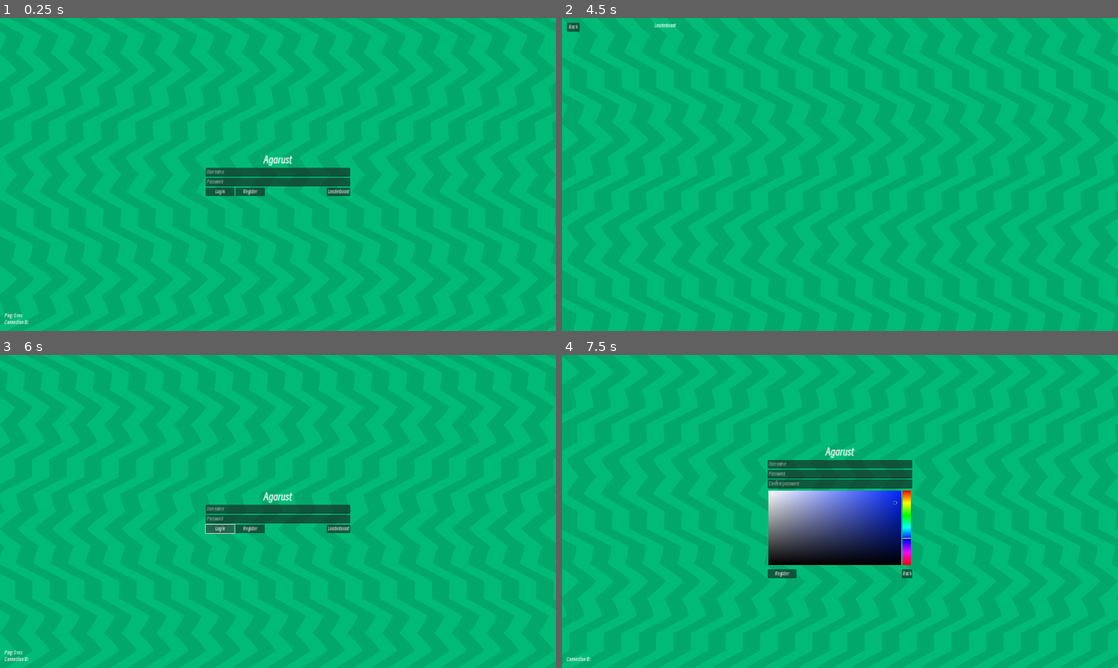
Above: before the commit, frames 1-4 (two rows, left to right).
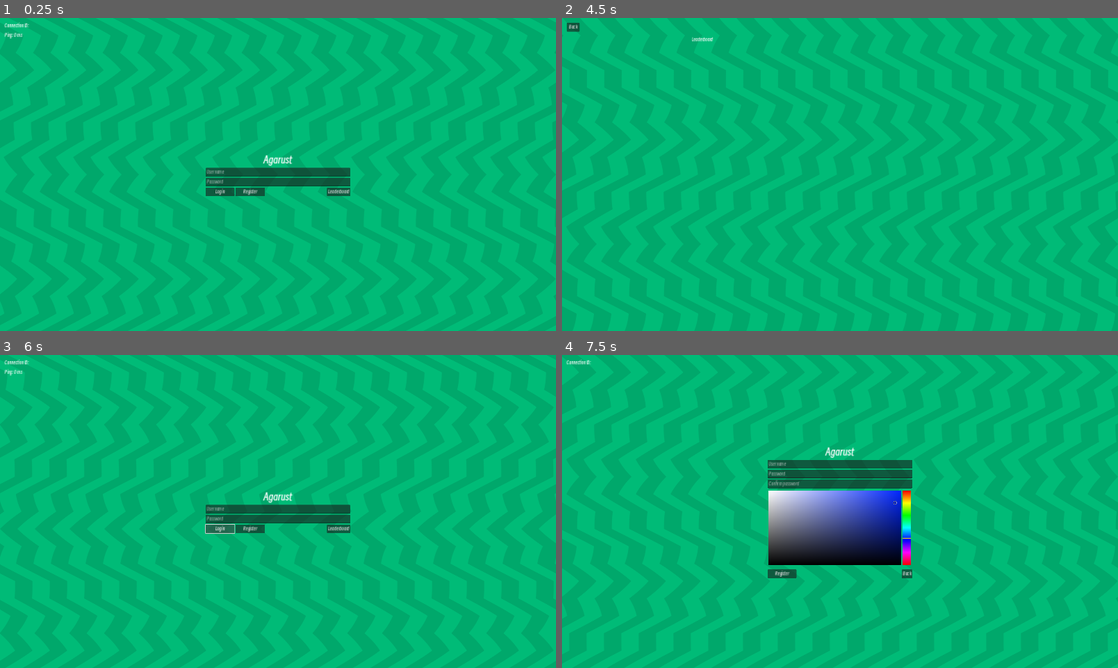
Above: after the commit, the same moments.

Repository: jerryshell/agarust
Game: Godot game, scene res://view/login/login.tscn
Two runs of this game, one before a commit and one after it. Both use one fixed random seed, a clock stepped at 60 frames per second and the inputs below. This scene is started directly instead of the project's main scene.
Inputs (mouse positions are in pixels of both pictures, inside the frame that each line leads up to):
- Up to frame 1 (0.25 s): no input
- Up to frame 2 (4.5 s): click (840, 171) at 0.52 s; type "Alex" at 0.6 s; click (840, 180) at 0.75 s; type "12" at 0.83 s; click "Register" at 1.25 s; click (840, 127) at 2.02 s; type "Alex" at 2.1 s; click (840, 136) at 2.25 s; type "12" at 2.33 s; click (840, 146) at 2.48 s; type "12" at 2.57 s; click "Register" at 2.75 s; click "Back" at 3.5 s; click "Leaderboard" at 4.25 s
- Up to frame 3 (6 s): click "Back" at 5 s; click "Login" at 5.75 s
- Up to frame 4 (7.5 s): click "Login" at 6.5 s; click "Register" at 7.25 s

The runs differ from the first frame. In frame 1, 0.2% of the frame differs, in the area x 0-6%, y 1-98%; in frame 2, less than 0.1%; in frame 3, 0.2%; in frame 4, 0.1%.
Error in both runs: Cannot call method 'get_ready_state' on a null value. (res://global/ws_client.gd:16)

Commit message:
fix: correct timestamp handling in ping functionality and adjust UI layout for better visibility

Diff:
--- a/client/component/ping/ping.gd
+++ b/client/component/ping/ping.gd
@@ -10,12 +10,13 @@
 	if packet.has_ping():
 		var ping := packet.get_ping()
 		var client_timestamp := ping.get_client_timestamp()
-		var now := Time.get_unix_time_from_system() * 1000
+		var now := int(Time.get_unix_time_from_system() * 1000)
 		var diff := now - client_timestamp
 		text = "Ping: %s ms" % diff
 
 func _on_timer_timeout() -> void:
 	var packet := Global.proto.Packet.new()
 	var ping := packet.new_ping()
-	ping.set_client_timestamp(Time.get_unix_time_from_system() * 1000)
+	var now := int(Time.get_unix_time_from_system() * 1000)
+	ping.set_client_timestamp(now)
 	WsClient.send(packet)
--- a/client/view/leaderboard_view/leaderboard_view.tscn
+++ b/client/view/leaderboard_view/leaderboard_view.tscn
@@ -37,7 +37,7 @@
 
 [node name="Leaderboard" parent="Gui" instance=ExtResource("2_rkw7s")]
 unique_name_in_owner = true
-offset_left = 320.0
-offset_top = 16.0
-offset_right = -320.0
+offset_left = 448.0
+offset_top = 64.0
+offset_right = -448.0
 offset_bottom = -16.0
--- a/client/view/login/login.tscn
+++ b/client/view/login/login.tscn
@@ -105,27 +105,19 @@
 offset_bottom = -16.0
 grow_vertical = 0
 
-[node name="Ping" parent="Gui" instance=ExtResource("4_g2reg")]
-anchors_preset = 2
-anchor_top = 1.0
-anchor_bottom = 1.0
-offset_left = 16.0
-offset_top = -64.0
-offset_right = 96.0
-offset_bottom = -40.0
-grow_vertical = 0
-
 [node name="ConnectionIdLabel" type="Label" parent="Gui"]
 unique_name_in_owner = true
-anchors_preset = 2
-anchor_top = 1.0
-anchor_bottom = 1.0
 offset_left = 16.0
-offset_top = -40.0
-offset_right = 162.0
-offset_bottom = -17.0
-grow_vertical = 0
+offset_top = 16.0
+offset_right = 165.0
+offset_bottom = 39.0
 text = "Connection ID: ABC"
+
+[node name="Ping" parent="Gui" instance=ExtResource("4_g2reg")]
+offset_left = 16.0
+offset_top = 48.0
+offset_right = 96.0
+offset_bottom = 72.0
 
 [node name="MessagePanel" type="Panel" parent="Gui"]
 unique_name_in_owner = true
--- a/client/view/register/register.tscn
+++ b/client/view/register/register.tscn
@@ -120,14 +120,10 @@
 
 [node name="ConnectionIdLabel" type="Label" parent="Gui"]
 unique_name_in_owner = true
-anchors_preset = 2
-anchor_top = 1.0
-anchor_bottom = 1.0
 offset_left = 16.0
-offset_top = -40.0
-offset_right = 162.0
-offset_bottom = -17.0
-grow_vertical = 0
+offset_top = 16.0
+offset_right = 165.0
+offset_bottom = 39.0
 text = "Connection ID: ABC"
 
 [node name="MessagePanel" type="Panel" parent="Gui"]
